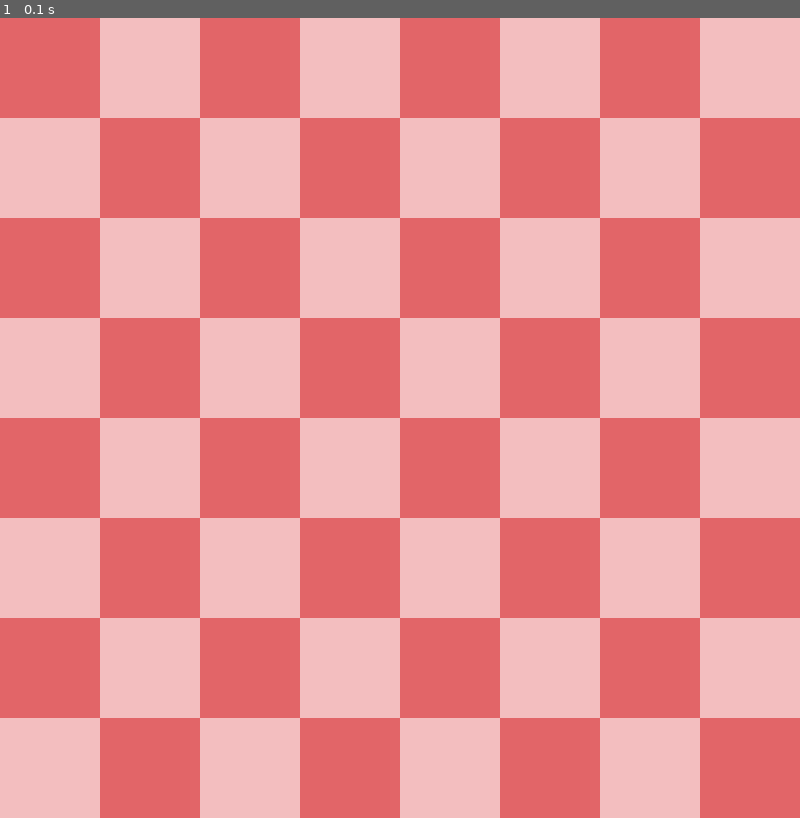
Above: before the commit, frame 1.
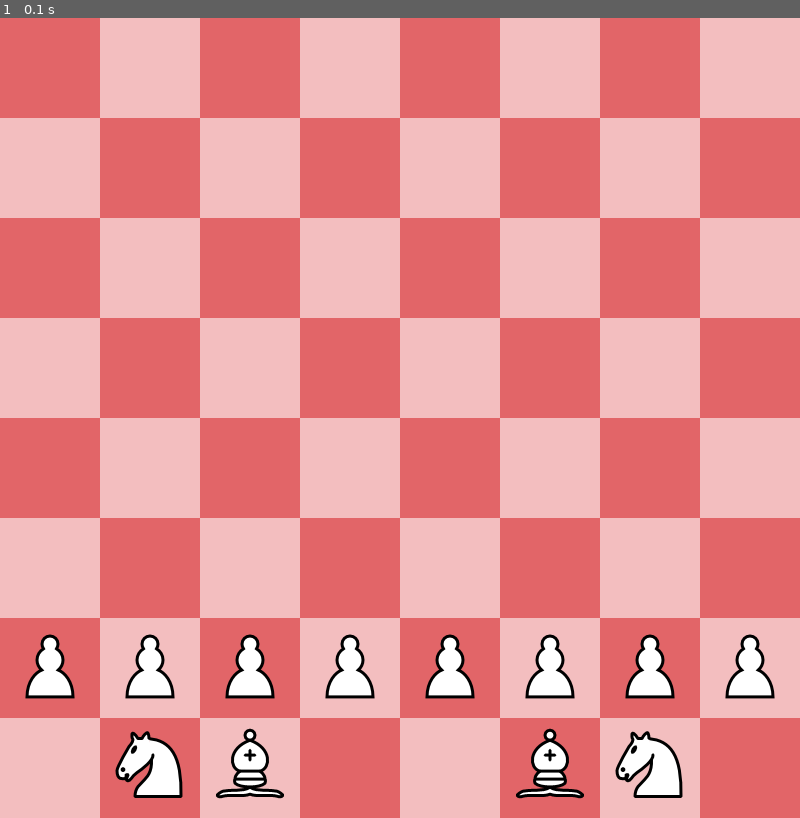
Above: after the commit, the same moment.

Repository: GOLAJ-Enterprises/SP-14-Blue-Chess-AI
Game: pygame game, started from src/main.py
The game is run twice, just before and just after one commit, with the same random seed, the same clock (stepped at 60 frames per second) and the same inputs.
Inputs:
- Up to frame 1 (0.1 s): no input

The runs differ from the first frame. In frame 1, 4.3% of the frame differs, in the area x 3-97%, y 77-98%.

Commit message:
Add files via upload

Diff:
--- a/src/board.py
+++ b/src/board.py
@@ -1,15 +1,26 @@
+from piece import *
+from const import *
+
 class Board:
+    """The Board object tracks piece positions."""
+
+
     # The term square as used in this class refers to the square of the chess board as represented in algebraic notation
     # The term index refers to a location in the nested list "_squares"
     # While every square has a corresponding index (and vice versa), to improve readability,
     # we will use algebraic notation squares whenever possible when passing board positions along.
+    # Maybe.
 
     def __init__(self):
+        """Creates a board object for tracking piece positions."""
+
         # Create an 8 x 8 nested list to store chess pieces
-        self._squares = [[0 for i in range(8)] for j in range(8)]
+        self._squares = [[None for i in range(COLS)] for j in range(ROWS)]
 
-    # Returns index position of a given chess square
+
     def get_index(self, square: str) -> str:
+        """Returns index position of a given chess square"""
+
         index = ""
 
         # Convert first letter of square to index position
@@ -32,7 +43,7 @@
             case "h":
                 index += "7"
             case _:
-                return "-1"  # TODO get this to crash the program l8r
+                return "-1" # TODO get this to crash the program l8r
 
         # Convert the number of the square to index position
         # e.g. the "2" in "e2" becomes "1"
@@ -40,13 +51,57 @@
 
         return index
 
-    # Returns the contents of a given chess square
+
     def look(self, square):
+        """Returns the contents of a given chess square"""
+
         # Convert algebraic notation to list index
         index = self.get_index(square)
 
         # Return contents of list index
-        return self._squares[square[0]][square[1]]
+        return self._squares[ int(index[0]) ][ int(index[1]) ]
+
+    def look(self, col, row):
+        """Returns the contents of a given chess square"""
+
+        # Return contents of list index
+        return self._squares[col][row]
+
 
     def set(self, square, contents):
-        pass  # TODO
+        """Set the contents of a square."""
+
+        # Convert algebraic notation to list index
+        index = self.get_index(square)
+
+        # Set list[index] = contents
+        self._squares[ int(index[0]) ][ int(index[1]) ] = contents
+
+
+    def set_board(self, color):
+        """Set up the pieces on the board"""
+
+        #Set up the white pieces first
+        front_row, rear_row = (6, 7) if color == "white" else (1, 0)
+
+        # Pawns
+        for col in range(8):
+            self._squares[col][front_row] = Pawn("white")
+
+        #Knights
+        self._squares[1][rear_row] = Knight("white")
+        self._squares[6][rear_row] = Knight("white")
+
+        #Bishops
+        self._squares[2][rear_row] = Bishop("white")
+        self._squares[5][rear_row] = Bishop("white")
+
+        #Rooks
+        #self._squares[0][rear_row] = Rook("white")
+        #self._squares[7][rear_row] = Rook("white")
+
+        #Queen
+        #self._squares[3][rear_row] = Queen("white")
+
+        #King
+        #self._squares[4][rear_row] = King("white")
--- a/src/const.py
+++ b/src/const.py
@@ -2,7 +2,10 @@
 WIDTH = 800
 HEIGHT = 800
 
-# Board
-SQSIZE = WIDTH // 8
+#Board
+ROWS = 8
+COLS = 8
+SQSIZE = WIDTH // COLS
+PIECE_SCALE = SQSIZE // 45
 LIGHTSQ = (243, 190, 191)
 DARKSQ = (226, 101, 104)
--- a/src/game.py
+++ b/src/game.py
@@ -1,21 +1,39 @@
 import pygame
-
-from const import DARKSQ, LIGHTSQ, SQSIZE
+from board import *
+from const import *
 
 
 class Game:
+
     def __init__(self):
-        pass
+        self.board = Board()
 
-    def show_bg(self, surface):
+        #Setting up the board for player as white pieces
+        self.board.set_board("white")
+
+    def draw_bg(self, surface):
+        """Displays the background tiles of the chess board."""
+
         for row in range(8):
             for col in range(8):
-                if (row + col) % 2 == 0:
-                    color = DARKSQ  # Even squares are dark
-                else:
-                    color = LIGHTSQ  # Odd squares are light
+                color = DARKSQ if (row + col) % 2 == 0 else LIGHTSQ
 
-                # Create a square at x=col*sqsize, y=row*sqsize with size sqsize by sqsize
+
+                #Create a square at x=col*sqsize, y=row*sqsize with size sqsize by sqsize
                 square = (col * SQSIZE, row * SQSIZE, SQSIZE, SQSIZE)
 
                 pygame.draw.rect(surface, color, square)
+
+    def draw_pieces(self, surface):
+        """Draws the chess pieces onto the board"""
+
+        for row in range(ROWS):
+            for col in range(COLS):
+                if self.board.look(col, row) is not None:
+
+                    piece = self.board.look(col, row)
+
+                    img = piece.texture
+                    img_center = (col * SQSIZE + SQSIZE * 0.05, row * SQSIZE)
+
+                    surface.blit(img, img_center)
--- a/src/main.py
+++ b/src/main.py
@@ -1,20 +1,28 @@
 import pygame
 import sys
 
-from const import WIDTH, HEIGHT
+from const import *
 from game import Game
 
+class Main:
 
-class Main:
+
     def __init__(self):
+        """Initialization on game startup"""
+
         pygame.init()
-        self.screen = pygame.display.set_mode((WIDTH, HEIGHT))
+        self.screen = pygame.display.set_mode( (WIDTH, HEIGHT) )
         pygame.display.set_caption("Chess")
         self.game = Game()
 
     def mainloop(self):
+        """This continuously loops as the program is running"""
+
         while True:
-            self.game.show_bg(self.screen)
+
+            self.game.draw_bg(self.screen)
+
+            self.game.draw_pieces(self.screen)
 
             for event in pygame.event.get():
                 if event.type == pygame.QUIT:
--- a/src/piece.py
+++ b/src/piece.py
@@ -1,18 +1,63 @@
-from abc import ABC, abstractmethod
+import os
+import pygame
+import io
 
-from board import Board
+from const import *
+from board import *
 
 
 class Piece:
-    @abstractmethod
-    def __init__(self, board: Board, square):
-        self.board = board
-        self.square = square
+    """Superclass for all piece objects."""
 
-    @abstractmethod
-    def can_move(self, square: str) -> bool:
-        pass
+    def __init__(self, name, color, texture=None):
+        self.name = name
+        self.color = color
+       # self.texture = os.path.join(f"../assets/images/{name}{color}.svg")
+        self.texture = load_and_scale_svg(f"{name}{color}", PIECE_SCALE)
 
-    @abstractmethod
-    def move(self, square: str):
-        pass
+def load_and_scale_svg(filename, scale):
+    """Loads an svg file and scales it to be scale pixels wide"""
+
+
+    filepath = os.path.join(f"../assets/images/{filename}.svg")
+    svg_string = open(filepath, "rt").read()
+    start = svg_string.find('<svg')
+    if start > 0:
+        svg_string = svg_string[:start + 4] + f' transform="scale({scale})" width="{SQSIZE}" height="{SQSIZE}"' + svg_string[start + 4:]
+    return pygame.image.load(io.BytesIO(svg_string.encode()))
+
+
+class Pawn(Piece):
+
+    def __init__(self, color):
+        super().__init__("pawn", color)
+
+
+class Knight(Piece):
+
+    def __init__(self, color):
+        super().__init__("knight", color)
+
+
+class Bishop(Piece):
+
+    def __init__(self, color):
+        super().__init__("bishop", color)
+
+
+class Rook:
+
+    def __init__(self, color):
+        super().__init__("rook", color)
+
+
+class Queen:
+
+    def __init__(self, color):
+        super().__init__("queen", color)
+
+
+class King:
+
+    def __init__(self, color):
+        super().__init__("king", color)
Not shown, added: assets/images/bishopblack.svg
Not shown, added: assets/images/bishopwhite.svg
Not shown, added: assets/images/kingblack.svg
Not shown, added: assets/images/kingwhite.svg
Not shown, added: assets/images/knightblack.svg
Not shown, added: assets/images/knightwhite.svg
Not shown, added: assets/images/pawnblack.svg
Not shown, added: assets/images/pawnwhite.svg
Not shown, added: assets/images/queenblack.svg
Not shown, added: assets/images/queenwhite.svg
Not shown, added: assets/images/rookblack.svg
Not shown, added: assets/images/rookwhite.svg
